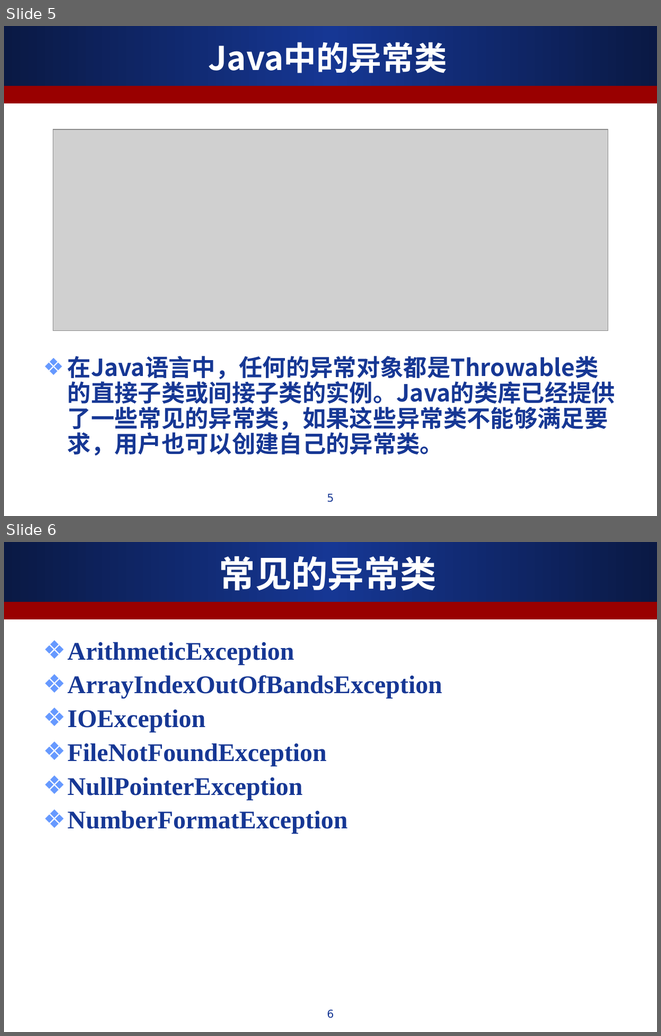
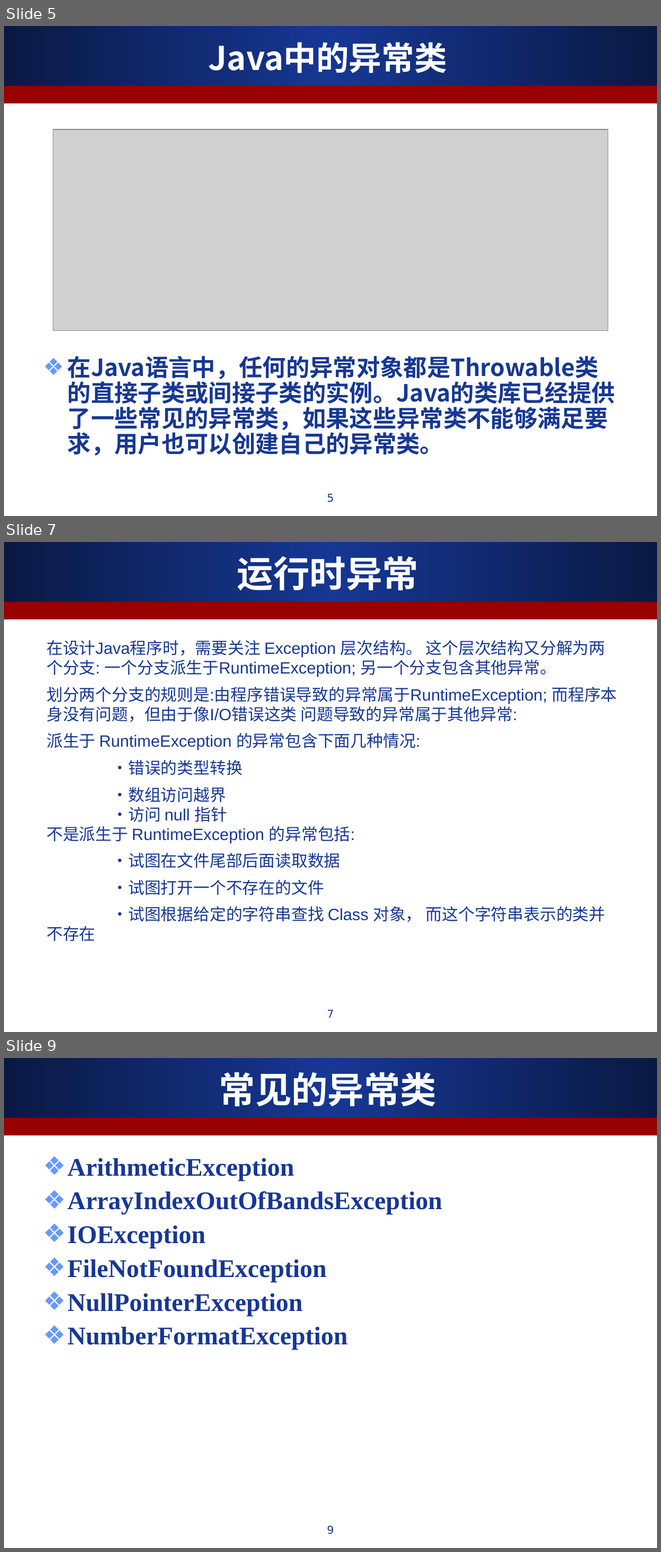
Before and after one commit to ALiberInc/Training, a slide deck: Java/第六章_异常处理.ppt. Shown one above the other, each under a label of ours: slides 5 and 6 before the commit, slides 5, 7 and 9 after it; the slides between them are not shown. The pictures are 661x1036 and 661x1552 pixels, drawn with LibreOffice and Linux fonts; fonts in the diff are those of the drawing; grey boxes stand for pictures. Boxes give left, top, right and bottom in pixels: in the first picture for what was removed or moved away, otherwise in the second. Text is boxed around its words. In the diff, an @@ line names an element or a change of style, - is before the commit and + after.

Commit message:
增加了异常运行时异常的部分

```diff
--- a/Java/第六章_异常处理.ppt
+++ b/Java/第六章_异常处理.ppt
@@ slide 7 added at [4,542,657,1032], background #FFFFFF; not listed: 2 template elements that a slide beside it also shows @@
@@ title added at [237,556,418,591], 40 pt, text #FFFFFF, bold @@
+运行时异常
@@ text added at [46,640,617,921], 18 pt, text #163794 @@
+在设计Java程序时，需要关注 Exception 层次结构。 这个层次结构又分解为两个分支: 一个分支派生于RuntimeException; 另一个分支包含其他异常。
+划分两个分支的规则是:由程序错误导致的异常属于RuntimeException; 而程序本身没有问题，但由于像I/O错误这类 问题导致的异常属于其他异常:
+派生于 RuntimeException 的异常包含下面几种情况:
+•错误的类型转换
+•数组访问越界
+•访问 null 指针
+不是派生于 RuntimeException 的异常包括:
+•试图在文件尾部后面读取数据
+•试图打开一个不存在的文件
+•试图根据给定的字符串查找 Class 对象， 而这个字符串表示的类并不存在
@@ page number added at [327,1009,334,1017], 12 pt, text #163794 @@
+7
@@ what was slide 6 is now slide 9 @@
@@ page number at [327,1525,334,1534]: text changed @@
-6
+9
```
Also in this commit, not shown: 1 slide changed, 1 other slide added, 1 slide removed.
